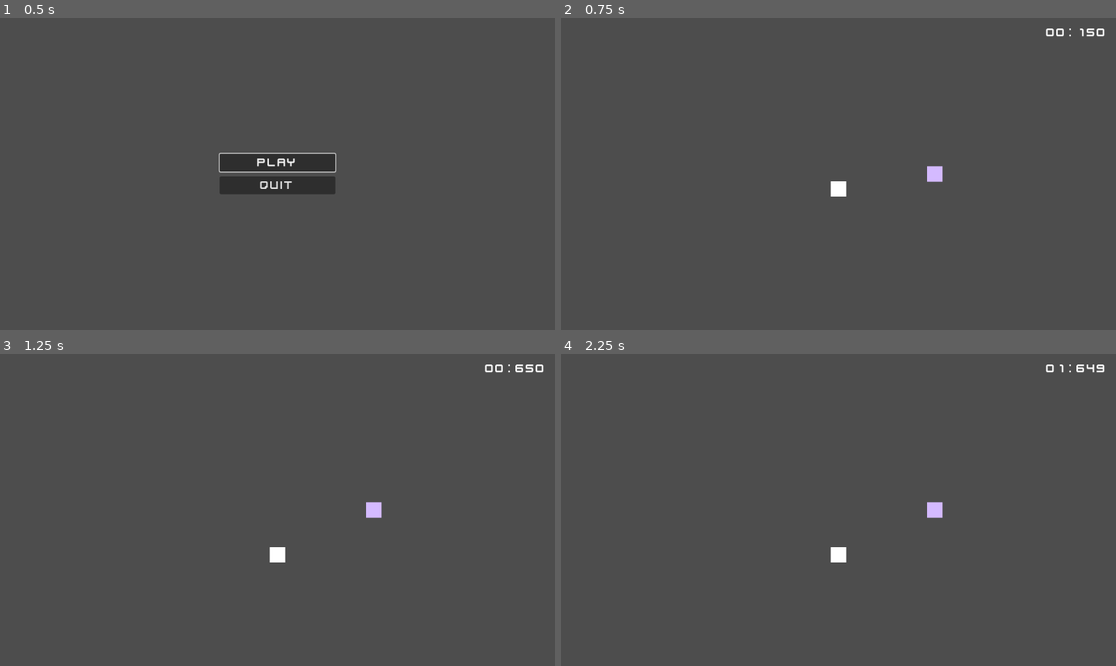
Above: before the commit, frames 1-4 (two rows, left to right).
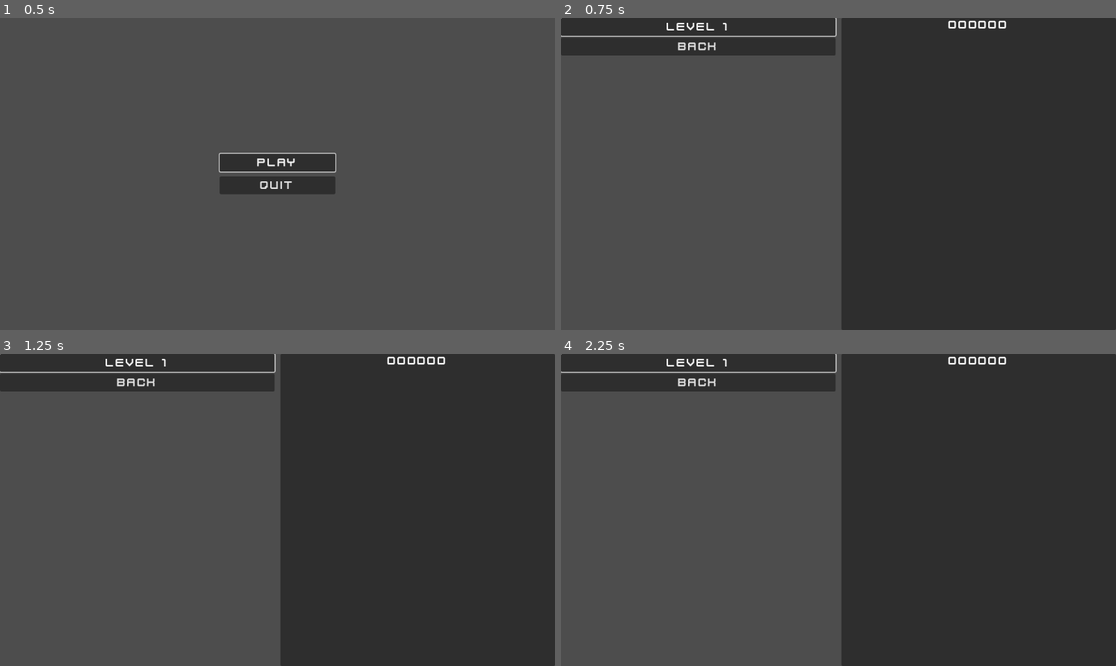
Above: after the commit, the same moments.

Repository: ElouanT/GMTK2025
Game: Godot game, scene res://scenes/ui/main_menu/main_menu.tscn
Same seed, same stepped clock (60 frames per second), same inputs: the game is played once before the commit and once after it.
Inputs (mouse positions are in pixels of both pictures, inside the frame that each line leads up to):
- Up to frame 1 (0.5 s): no input
- Up to frame 2 (0.75 s): click "Play" at 0.5 s
- Up to frame 3 (1.25 s): no input
- Up to frame 4 (2.25 s): click (699, 382) at 1.25 s, where only the run after the commit has a clickable "Back"; click (838, 497) at 2 s, where only the run after the commit has a clickable "Play"

Frame 1 is identical in both runs. In frame 2, 55% of the frame differs, in the area x 0-100%, y 0-100%; in frame 3, 55%; in frame 4, 55%.

Commit message:
feat : menus

Diff:
--- a/assets/images/arrow.svg
+++ /dev/null
@@ -1,7 +0,0 @@
-<svg width="32" height="32" xmlns="http://www.w3.org/2000/svg" xmlns:xlink="http://www.w3.org/1999/xlink">
-  <defs/>
-  <g>
-    <path stroke="none" fill="#000000" d="M16.7 7.1 L16.8 7.15 16.95 7.15 Q17.75 7.3 18.35 8.2 L18.45 8.3 27.4 20.2 27.55 20.4 28 21.75 28 22.35 27.55 23.6 27.35 23.8 26.4 24.7 25.9 24.9 24.1 24.85 24.05 24.85 16 22.15 7.95 24.85 Q7 25.15 6.1 24.85 L5.9 24.8 Q4.9 24.35 4.5 23.6 L4.6 23.7 Q4 22.95 4 22 4 20.95 4.6 20.2 L13.55 8.3 13.6 8.2 Q14.2 7.35 15.1 7.15 L15.2 7.15 15.3 7.1 15.4 7.1 Q16.05 6.9 16.7 7.1 M24.7 22.95 L25.35 22.95 25.8 22.55 26 22 25.8 21.4 16.75 9.4 16.3 9.05 15.7 9.05 15.2 9.4 6.2 21.4 6 22 6.2 22.55 6.7 22.95 7.3 22.95 16 20 24.7 22.95"/>
-    <path stroke="none" fill="#FFFFFF" d="M24.7 22.95 L16 20 7.3 22.95 6.7 22.95 6.2 22.55 6 22 6.2 21.4 15.2 9.4 15.7 9.05 16.3 9.05 16.75 9.4 25.8 21.4 26 22 25.8 22.55 25.35 22.95 24.7 22.95"/>
-  </g>
-</svg>
--- a/project.godot
+++ b/project.godot
@@ -21,6 +21,14 @@
 
 [input]
 
+ui_accept={
+"deadzone": 0.5,
+"events": [Object(InputEventKey,"resource_local_to_scene":false,"resource_name":"","device":0,"window_id":0,"alt_pressed":false,"shift_pressed":false,"ctrl_pressed":false,"meta_pressed":false,"pressed":false,"keycode":4194309,"physical_keycode":0,"key_label":0,"unicode":0,"location":0,"echo":false,"script":null)
+, Object(InputEventKey,"resource_local_to_scene":false,"resource_name":"","device":0,"window_id":0,"alt_pressed":false,"shift_pressed":false,"ctrl_pressed":false,"meta_pressed":false,"pressed":false,"keycode":4194310,"physical_keycode":0,"key_label":0,"unicode":0,"location":0,"echo":false,"script":null)
+, Object(InputEventKey,"resource_local_to_scene":false,"resource_name":"","device":0,"window_id":0,"alt_pressed":false,"shift_pressed":false,"ctrl_pressed":false,"meta_pressed":false,"pressed":false,"keycode":32,"physical_keycode":0,"key_label":0,"unicode":32,"location":0,"echo":false,"script":null)
+, Object(InputEventJoypadButton,"resource_local_to_scene":false,"resource_name":"","device":-1,"button_index":1,"pressure":0.0,"pressed":false,"script":null)
+]
+}
 ui_left={
 "deadzone": 0.5,
 "events": [Object(InputEventKey,"resource_local_to_scene":false,"resource_name":"","device":0,"window_id":0,"alt_presse …(194 unchanged characters)…
@@ -57,28 +65,34 @@
 "deadzone": 0.2,
 "events": [Object(InputEventKey,"resource_local_to_scene":false,"resource_name":"","device":-1,"window_id":0,"alt_press …(192 unchanged characters)…
 , Object(InputEventKey,"resource_local_to_scene":false,"resource_name":"","device":-1,"window_id":0,"alt_pressed":false …(186 unchanged characters)…
+, Object(InputEventJoypadMotion,"resource_local_to_scene":false,"resource_name":"","device":-1,"axis":1,"axis_value":-1.0,"script":null)
 ]
 }
 down={
 "deadzone": 0.2,
 "events": [Object(InputEventKey,"resource_local_to_scene":false,"resource_name":"","device":-1,"window_id":0,"alt_press …(192 unchanged characters)…
 , Object(InputEventKey,"resource_local_to_scene":false,"resource_name":"","device":-1,"window_id":0,"alt_pressed":false …(186 unchanged characters)…
+, Object(InputEventJoypadMotion,"resource_local_to_scene":false,"resource_name":"","device":-1,"axis":1,"axis_value":1.0,"script":null)
 ]
 }
 left={
 "deadzone": 0.2,
 "events": [Object(InputEventKey,"resource_local_to_scene":false,"resource_name":"","device":-1,"window_id":0,"alt_press …(192 unchanged characters)…
 , Object(InputEventKey,"resource_local_to_scene":false,"resource_name":"","device":-1,"window_id":0,"alt_pressed":false …(186 unchanged characters)…
+, Object(InputEventJoypadMotion,"resource_local_to_scene":false,"resource_name":"","device":-1,"axis":0,"axis_value":-1.0,"script":null)
 ]
 }
 right={
 "deadzone": 0.2,
 "events": [Object(InputEventKey,"resource_local_to_scene":false,"resource_name":"","device":-1,"window_id":0,"alt_press …(192 unchanged characters)…
+, Object(InputEventKey,"resource_local_to_scene":false,"resource_name":"","device":-1,"window_id":0,"alt_pressed":false,"shift_pressed":false,"ctrl_pressed":false,"meta_pressed":false,"pressed":false,"keycode":0,"physical_keycode":4194321,"key_label":0,"unicode":0,"location":0,"echo":false,"script":null)
+, Object(InputEventJoypadMotion,"resource_local_to_scene":false,"resource_name":"","device":-1,"axis":0,"axis_value":1.0,"script":null)
 ]
 }
 jump={
 "deadzone": 0.2,
 "events": [Object(InputEventKey,"resource_local_to_scene":false,"resource_name":"","device":-1,"window_id":0,"alt_press …(191 unchanged characters)…
+, Object(InputEventJoypadButton,"resource_local_to_scene":false,"resource_name":"","device":-1,"button_index":1,"pressure":0.0,"pressed":false,"script":null)
 ]
 }
 
--- /dev/null
+++ b/scenes/game.gd
@@ -0,0 +1,19 @@
+extends Node2D
+
+var paused = false
+
+func _ready() -> void:
+	Engine.time_scale = 1
+
+
+func _process(delta: float) -> void:
+	if Input.is_action_just_pressed("ui_cancel"):
+		paused = !paused
+
+		if paused:
+			$CanvasLayer/PauseMenu.show()
+			$CanvasLayer/PauseMenu/VBoxContainer/Return.grab_focus()
+			Engine.time_scale = 0
+		else:
+			$CanvasLayer/PauseMenu.hide()
+			Engine.time_scale = 1
--- a/scenes/game.tscn
+++ b/scenes/game.tscn
@@ -1,29 +1,17 @@
-[gd_scene load_steps=7 format=3 uid="uid://cx2ap5ec06nyg"]
+[gd_scene load_steps=8 format=3 uid="uid://cx2ap5ec06nyg"]
 
+[ext_resource type="Script" uid="uid://dgq1kdbkwjena" path="res://scenes/game.gd" id="1_p57ef"]
 [ext_resource type="PackedScene" uid="uid://dsr4gpljxalwj" path="res://scenes/player/player.tscn" id="1_uwrxv"]
+[ext_resource type="PackedScene" uid="uid://blp2b1t4l28bk" path="res://scenes/ui/pause_menu/pause_menu.tscn" id="2_iywne"]
 [ext_resource type="PackedScene" uid="uid://c7tf336lay8iv" path="res://scenes/ui/timer/timer.tscn" id="3_lbhrr"]
 [ext_resource type="PackedScene" uid="uid://cgolai67qhh2x" path="res://scenes/ui/hud/hud.tscn" id="3_lnu2h"]
 [ext_resource type="PackedScene" uid="uid://cahjhjnypqden" path="res://scenes/goal/goal.tscn" id="4_lbhrr"]
-
-[sub_resource type="GDScript" id="GDScript_p57ef"]
-script/source = "extends Node2D
-
-
-# Called when the node enters the scene tree for the first time.
-func _ready() -> void:
-	pass # Replace with function body.
-
-
-# Called every frame. 'delta' is the elapsed time since the previous frame.
-func _process(delta: float) -> void:
-	pass
-"
 
 [sub_resource type="WorldBoundaryShape2D" id="WorldBoundaryShape2D_uwrxv"]
 distance = -109.0
 
 [node name="Game" type="Node2D"]
-script = SubResource("GDScript_p57ef")
+script = ExtResource("1_p57ef")
 
 [node name="CanvasLayer" type="CanvasLayer" parent="."]
 
@@ -34,6 +22,9 @@
 grow_horizontal = 0
 grow_vertical = 1
 size_flags_horizontal = 4
+
+[node name="PauseMenu" parent="CanvasLayer" instance=ExtResource("2_iywne")]
+visible = false
 
 [node name="Timer" parent="." instance=ExtResource("3_lbhrr")]
 
--- a/scenes/ui/main_menu/main_menu.gd
+++ b/scenes/ui/main_menu/main_menu.gd
@@ -1,11 +1,22 @@
 extends Control
 
 func _ready() -> void:
-	$VBoxContainer/Play.grab_focus()
+	$MainMenuContainer/Play.grab_focus()
 
 func _on_play_pressed() -> void:
+	$MainMenuContainer.visible = false
+	$LevelSelectionContainer.visible = true
+	$LevelSelectionContainer/LevelContainer/Level1.grab_focus()
+
+func _on_quit_pressed() -> void:
+	get_tree().quit()
+
+
+func _on_level_1_pressed() -> void:
 	get_tree().change_scene_to_file("res://scenes/game.tscn")
 
 
-func _on_quit_pressed() -> void:
-	get_tree().quit()
+func _on_back_pressed() -> void:
+	$LevelSelectionContainer.visible = false
+	$MainMenuContainer.visible = true
+	$MainMenuContainer/Play.grab_focus()
--- a/scenes/ui/main_menu/main_menu.tscn
+++ b/scenes/ui/main_menu/main_menu.tscn
@@ -17,7 +17,7 @@
 	pass
 "
 
-[node name="Menu" type="Control"]
+[node name="MainMenu" type="Control"]
 layout_mode = 3
 anchors_preset = 15
 anchor_right = 1.0
@@ -26,7 +26,7 @@
 grow_vertical = 2
 script = ExtResource("1_e8t4i")
 
-[node name="VBoxContainer" type="VBoxContainer" parent="."]
+[node name="MainMenuContainer" type="VBoxContainer" parent="."]
 layout_mode = 1
 anchors_preset = 8
 anchor_left = 0.5
@@ -42,18 +42,62 @@
 theme_override_constants/separation = 10
 alignment = 1
 
-[node name="Play" type="Button" parent="VBoxContainer"]
+[node name="Play" type="Button" parent="MainMenuContainer"]
 layout_mode = 2
 focus_neighbor_bottom = NodePath("../Quit")
 theme = ExtResource("2_qt1dd")
 text = "Play"
 script = SubResource("GDScript_l6cm7")
 
-[node name="Quit" type="Button" parent="VBoxContainer"]
+[node name="Quit" type="Button" parent="MainMenuContainer"]
 layout_mode = 2
 focus_neighbor_top = NodePath("../Play")
 theme = ExtResource("2_qt1dd")
 text = "Quit"
 
-[connection signal="pressed" from="VBoxContainer/Play" to="." method="_on_play_pressed"]
-[connection signal="pressed" from="VBoxContainer/Quit" to="." method="_on_quit_pressed"]
+[node name="LevelSelectionContainer" type="HSplitContainer" parent="."]
+visible = false
+layout_mode = 1
+anchors_preset = 15
+anchor_right = 1.0
+anchor_bottom = 1.0
+grow_horizontal = 2
+grow_vertical = 2
+
+[node name="LevelContainer" type="VBoxContainer" parent="LevelSelectionContainer"]
+layout_mode = 2
+size_flags_horizontal = 3
+
+[node name="Level1" type="Button" parent="LevelSelectionContainer/LevelContainer"]
+layout_mode = 2
+size_flags_vertical = 4
+focus_neighbor_bottom = NodePath("../Back")
+theme = ExtResource("2_qt1dd")
+text = "Level 1"
+
+[node name="Back" type="Button" parent="LevelSelectionContainer/LevelContainer"]
+layout_mode = 2
+focus_neighbor_top = NodePath("../Level1")
+theme = ExtResource("2_qt1dd")
+text = "Back"
+
+[node name="Panel" type="Panel" parent="LevelSelectionContainer"]
+layout_mode = 2
+size_flags_horizontal = 3
+
+[node name="ScoreContainer" type="VBoxContainer" parent="LevelSelectionContainer/Panel"]
+layout_mode = 2
+offset_right = 570.0
+offset_bottom = 648.0
+size_flags_horizontal = 3
+
+[node name="Label" type="Label" parent="LevelSelectionContainer/Panel/ScoreContainer"]
+layout_mode = 2
+size_flags_horizontal = 4
+theme = ExtResource("2_qt1dd")
+text = "000000"
+
+[connection signal="pressed" from="MainMenuContainer/Play" to="." method="_on_play_pressed"]
+[connection signal="pressed" from="MainMenuContainer/Quit" to="." method="_on_quit_pressed"]
+[connection signal="pressed" from="LevelSelectionContainer/LevelContainer/Level1" to="." method="_on_level_1_pressed"]
+[connection signal="pressed" from="LevelSelectionContainer/LevelContainer/Back" to="." method="_on_back_pressed"]
--- /dev/null
+++ b/scenes/ui/pause_menu/pause_menu.gd
@@ -0,0 +1,8 @@
+extends Control
+
+func _on_return_pressed() -> void:
+	hide()
+	Engine.time_scale = 1
+
+func _on_main_menu_pressed() -> void:
+	get_tree().change_scene_to_file("res://scenes/ui/main_menu/main_menu.tscn")
--- /dev/null
+++ b/scenes/ui/pause_menu/pause_menu.gdshader
@@ -0,0 +1,9 @@
+shader_type canvas_item;
+
+uniform sampler2D screen_texture : hint_screen_texture, filter_linear_mipmap;
+uniform float amount : hint_range(0.0, 5.0);
+
+void fragment() {
+	vec4 color = textureLod(screen_texture, SCREEN_UV, amount);
+	COLOR = color;
+}
--- /dev/null
+++ b/scenes/ui/pause_menu/pause_menu.tscn
@@ -0,0 +1,52 @@
+[gd_scene load_steps=5 format=3 uid="uid://blp2b1t4l28bk"]
+
+[ext_resource type="Theme" uid="uid://dewy37x4x4k3q" path="res://assets/ui/theme.tres" id="1_kgchh"]
+[ext_resource type="Script" uid="uid://b1mqq2u4e0rc0" path="res://scenes/ui/pause_menu/pause_menu.gd" id="1_rbnsh"]
+[ext_resource type="Shader" uid="uid://c0x2hr15daxot" path="res://scenes/ui/pause_menu/pause_menu.gdshader" id="2_xgg5q"]
+
+[sub_resource type="ShaderMaterial" id="ShaderMaterial_rv5mv"]
+shader = ExtResource("2_xgg5q")
+shader_parameter/amount = 2.0
+
+[node name="PauseMenu" type="Control"]
+layout_mode = 3
+anchors_preset = 15
+anchor_right = 1.0
+anchor_bottom = 1.0
+grow_horizontal = 2
+grow_vertical = 2
+script = ExtResource("1_rbnsh")
+
+[node name="ColorRect" type="ColorRect" parent="."]
+material = SubResource("ShaderMaterial_rv5mv")
+layout_mode = 1
+anchors_preset = 15
+anchor_right = 1.0
+anchor_bottom = 1.0
+grow_horizontal = 2
+grow_vertical = 2
+
+[node name="VBoxContainer" type="VBoxContainer" parent="."]
+layout_mode = 1
+anchors_preset = 8
+anchor_left = 0.5
+anchor_top = 0.5
+anchor_right = 0.5
+anchor_bottom = 0.5
+grow_horizontal = 2
+grow_vertical = 2
+
+[node name="Return" type="Button" parent="VBoxContainer"]
+layout_mode = 2
+focus_neighbor_bottom = NodePath("../MainMenu")
+theme = ExtResource("1_kgchh")
+text = "Return"
+
+[node name="MainMenu" type="Button" parent="VBoxContainer"]
+layout_mode = 2
+focus_neighbor_top = NodePath("../Return")
+theme = ExtResource("1_kgchh")
+text = "Main Menu"
+
+[connection signal="pressed" from="VBoxContainer/Return" to="." method="_on_return_pressed"]
+[connection signal="pressed" from="VBoxContainer/MainMenu" to="." method="_on_main_menu_pressed"]
Not shown, removed: assets/images/arrow.svg.import
Not shown, added: scenes/game.gd.uid
Not shown, added: scenes/ui/pause_menu/pause_menu.gd.uid
Not shown, added: scenes/ui/pause_menu/pause_menu.gdshader.uid
